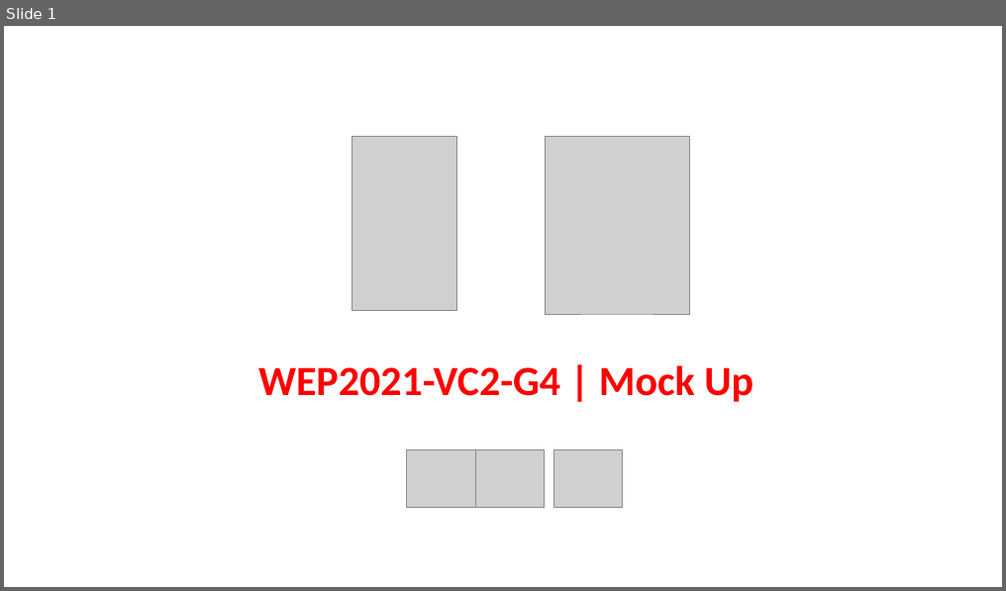
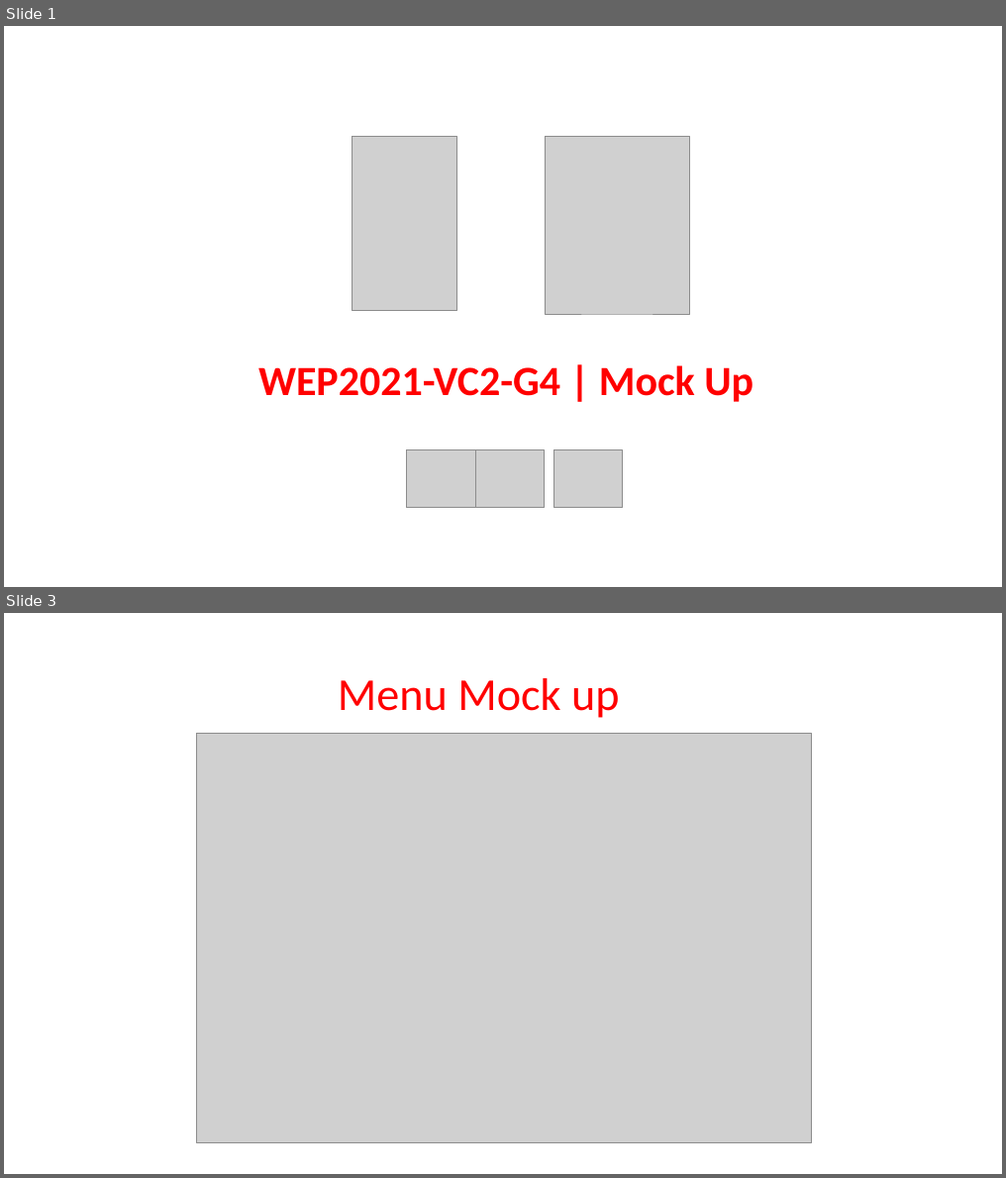
Before and after one commit to pnc-virtual-company/2021-G4-V2-PART1, a slide deck: docs/Mock_Up.pptx. Shown one above the other, each under a label of ours: slide 1 before the commit, slides 1 and 3 after it; the slides between them are not shown. The pictures are 1006x591 and 1006x1178 pixels, drawn with LibreOffice and Linux fonts; fonts in the diff are those of the drawing; grey boxes stand for pictures. Boxes give left, top, right and bottom in pixels: in the first picture for what was removed or moved away, otherwise in the second. Text is boxed around its words. In the diff, an @@ line names an element or a change of style, - is before the commit and + after.

Commit message:
#18 updated categories mock up

```diff
--- a/docs/Mock_Up.pptx
+++ b/docs/Mock_Up.pptx
@@ slide 3 added at <box>4,613,1002,1174</box>, background #FFFFFF @@
@@ text added at <box>338,678,620,718</box>, 44 pt, text #FF0000 @@
+Menu Mock up
@@ picture added at <box>197,734,812,1144</box> @@
```
Also in this commit, not shown: 1 slide changed, 1 other slide added, 1 other file.
